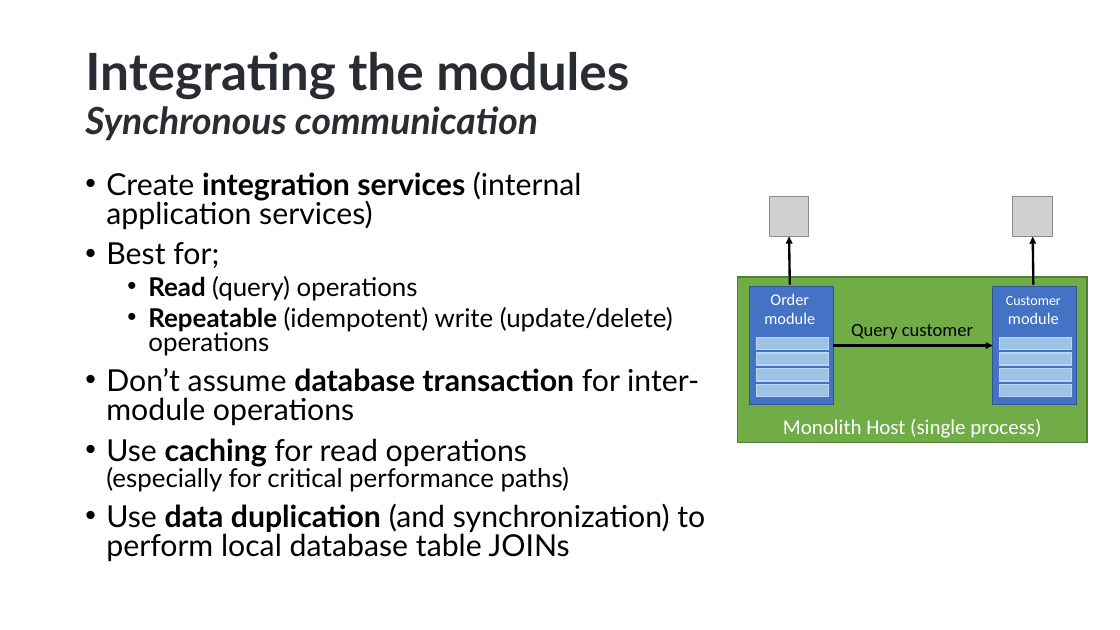
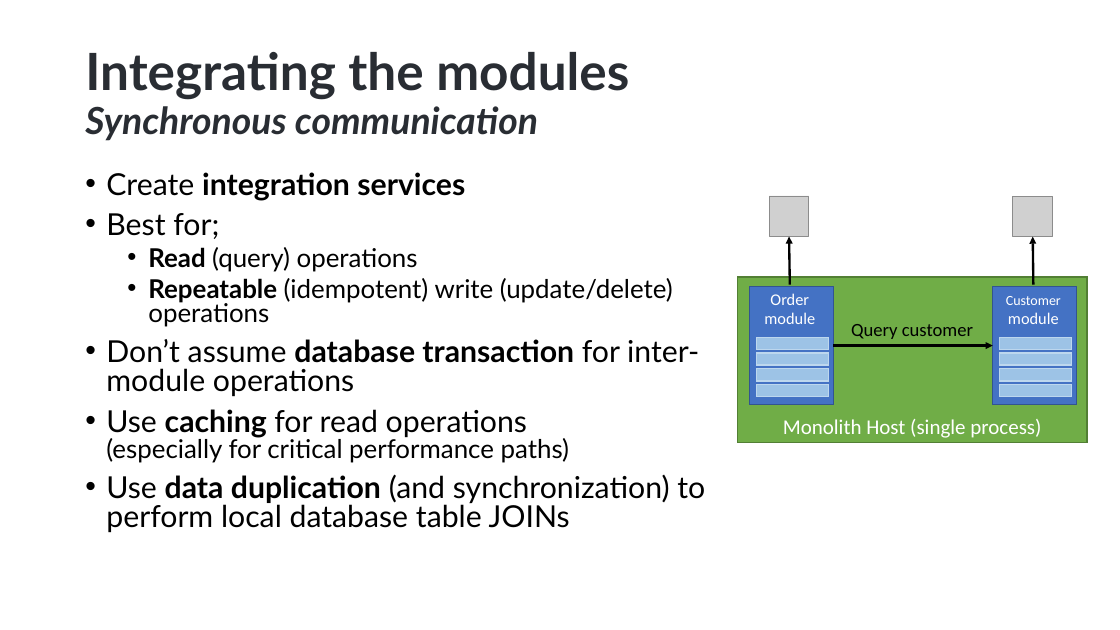
Before and after one commit to hikalkan/presentations, a slide deck: slide 25 of 2025-04-16 Roma Designing Monolith First For Microservices/Monolith First Presentation 1 - short.pptx (slide 28 before the commit). Drawn at 1120x630 pixels with LibreOffice and Linux fonts; fonts in the diff are those of the drawing; grey boxes stand for pictures; background and template pictures are left out. Boxes give left, top, right and bottom in pixels: in the first picture for what was removed or moved away, otherwise in the second. Text is boxed around its words. In the diff, an @@ line names an element or a change of style, - is before the commit and + after.

```diff
--- a/2025-04-16 Roma Designing Monolith First For Microservices/Monolith First Presentation 1 - short.pptx
+++ b/2025-04-16 Roma Designing Monolith First For Microservices/Monolith First Presentation 1 - short.pptx
@@ text at (106, 172, 465, 200): text changed; bold on @@
-• Create integration services (internal application services)
+• Create integration services
```
Also in this commit, not shown: 3 other slides changed, 5 slides removed.
